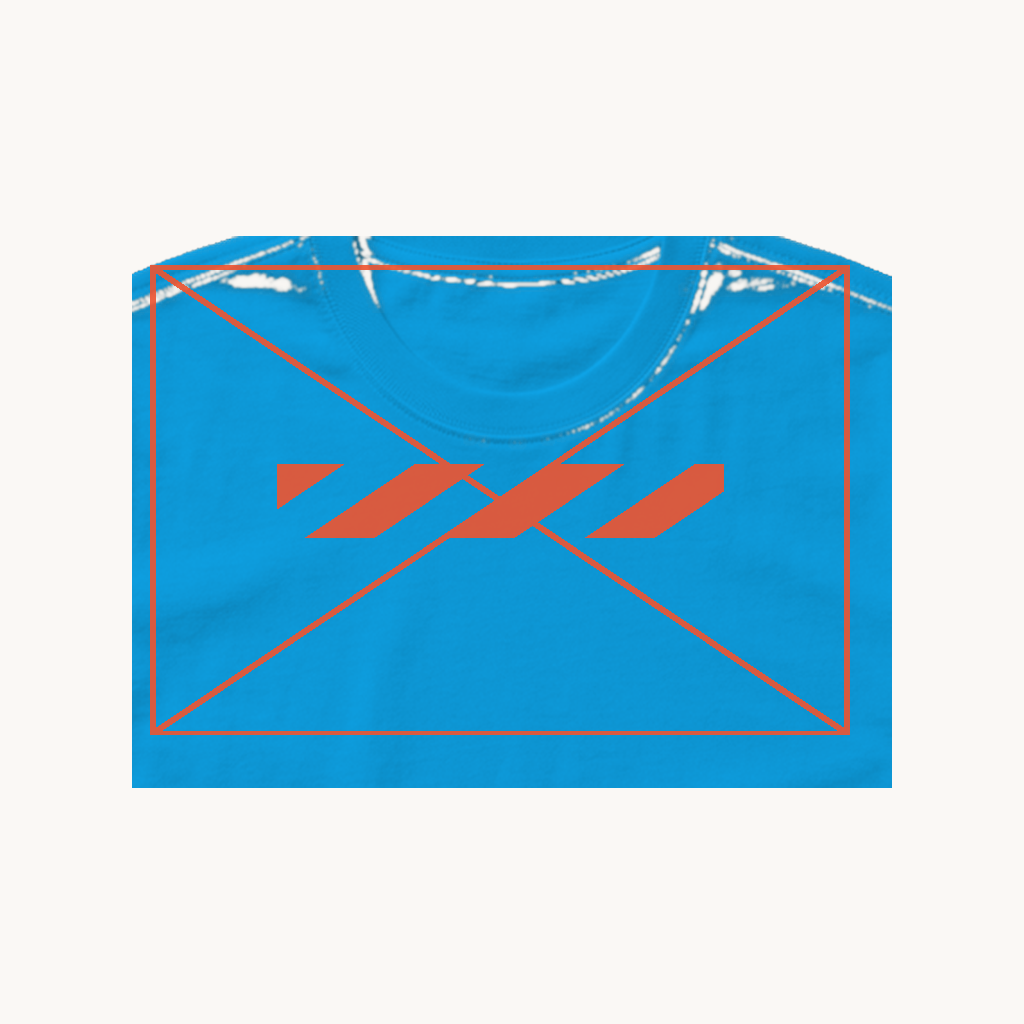
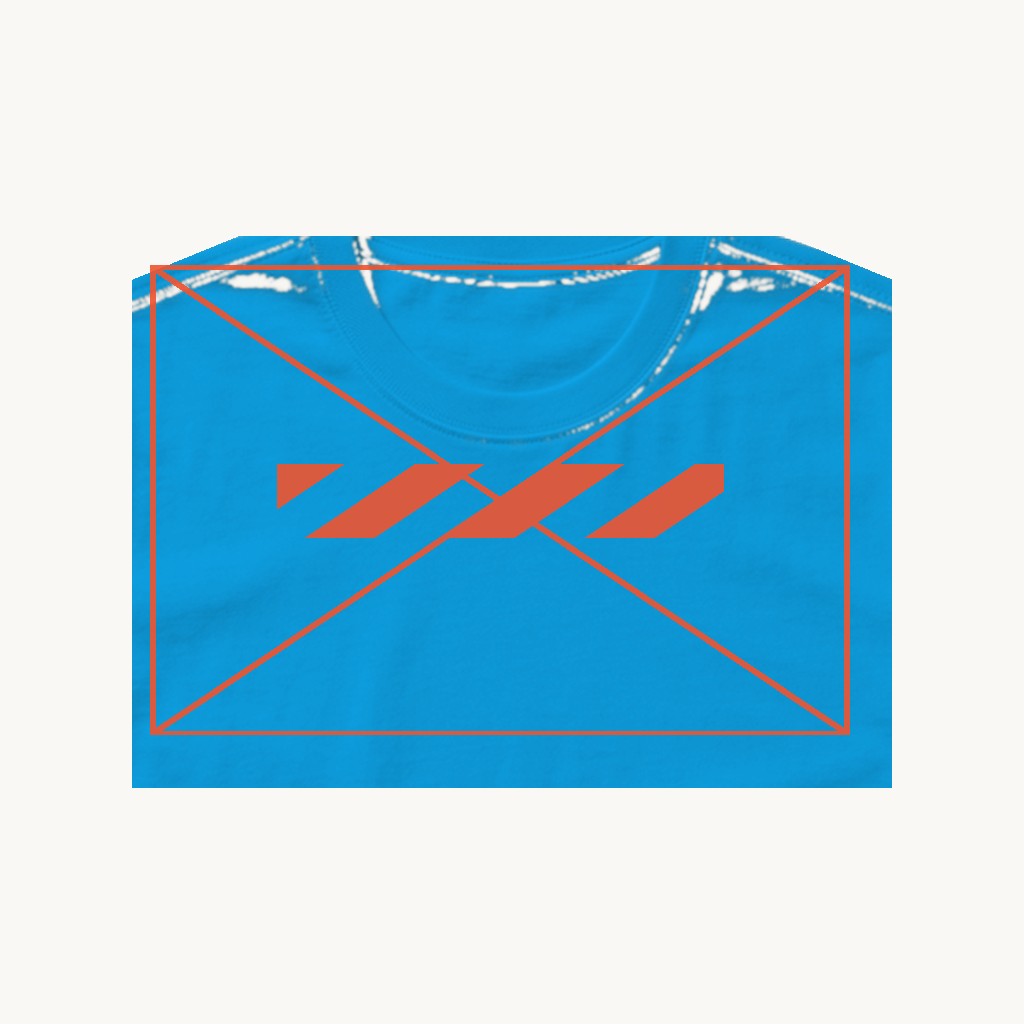
Layered file, before and after one edit (1024×1024). Changes by layer:
painted on "10 Product Base - tshirt - sky-blue - neck-label" over [left=132, top=236, right=892, bottom=280]